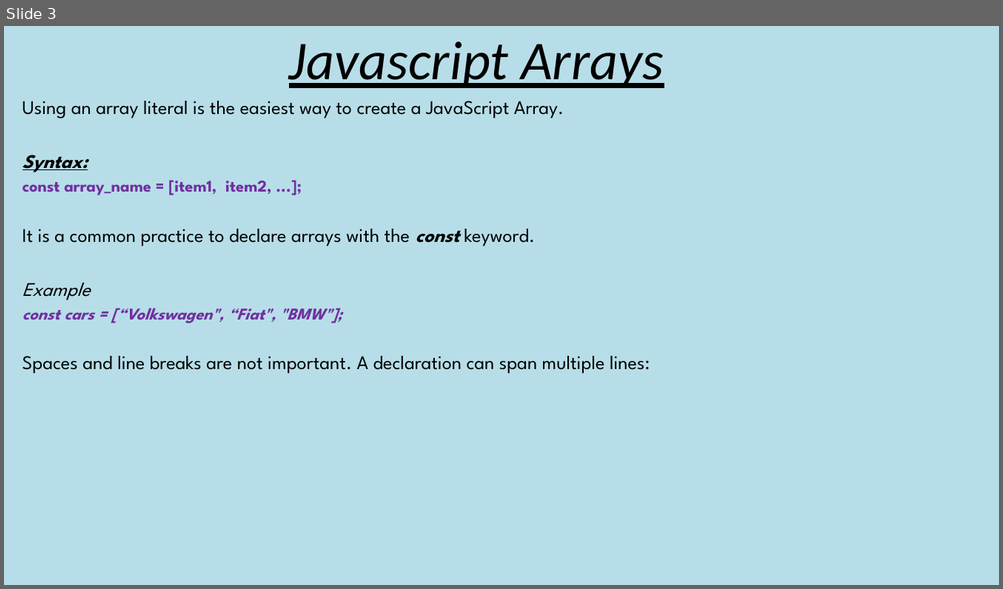
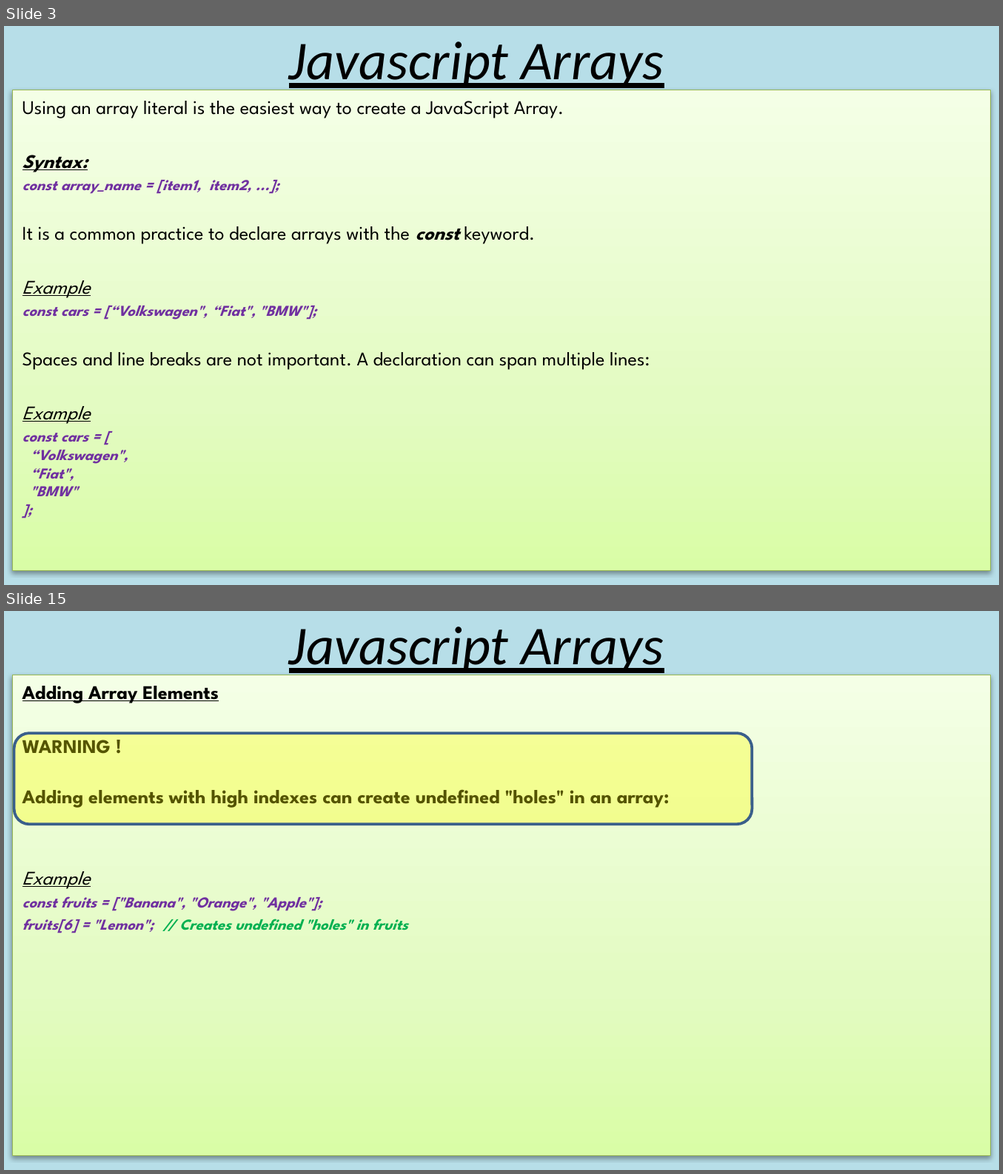
Before and after one commit to triple93r/Javascript_Arrays, a slide deck: JavascriptArrays.pptx. Shown one above the other, each under a label of ours: slide 3 before the commit, slides 3 and 15 after it; the slides between them are not shown. The pictures are 1003x589 and 1003x1174 pixels, drawn with LibreOffice and Linux fonts; fonts in the diff are those of the drawing. Boxes give left, top, right and bottom in pixels: in the first picture for what was removed or moved away, otherwise in the second. Text is boxed around its words. In the diff, an @@ line names an element or a change of style, - is before the commit and + after.

```diff
--- a/JavascriptArrays.pptx
+++ b/JavascriptArrays.pptx
@@ slide 15 added at [4,611,999,1170], background #B7DEE8 @@
@@ title added at [289,627,663,678], 39.6 pt, text #000000, italic, underline @@
+Javascript Arrays
@@ subtitle added at [12,675,990,1156], fill gradient #DAFDA7 to #E4FCC2 to #F5FFE7, outline #98B955 0.75 pt, 14 pt, text #000000, bold, italic @@
+Adding Array Elements
+WARNING !
+Adding elements with high indexes can create undefined "holes" in an array:
+Example
+const fruits = ["Banana", "Orange", "Apple"];
+fruits[6] = "Lemon"; // Creates undefined "holes" in fruits
@@ rounded rectangle added at [14,733,752,825], fill #FFFF00 at 33% opacity, outline #3A5F8C 2 pt @@
@@ slide 3 changed as well @@
@@ subtitle "Using an array literal is ...": place and size @@
-subtitle "Using an array literal is ..." at [22,101,649,374]
+subtitle "Using an array literal is ..." at [12,90,990,571]
@@ subtitle "Using an array literal is ..." at [12,90,990,571]: fill none to gradient #DAFDA7 to #E4FCC2 to #F5FFE7; outline none to #98B955 0.75 pt; shadow on @@
@@ subtitle at [22,180,316,320]: size 12 to 11 pt in "const array_name = [item1, item2, ...];", "const cars = [“Volkswagen", “Fiat", "BMW"];"; italic on in "const array_name = [item1, item2, ...];"; underline on in "Example" @@
@@ subtitle at [22,406,128,497]: paragraphs added @@
+Example
+const cars = [
+“Volkswagen",
+“Fiat",
+"BMW"
+];
```
Also in this commit, not shown: 1 other slide changed, 22 other slides added.
